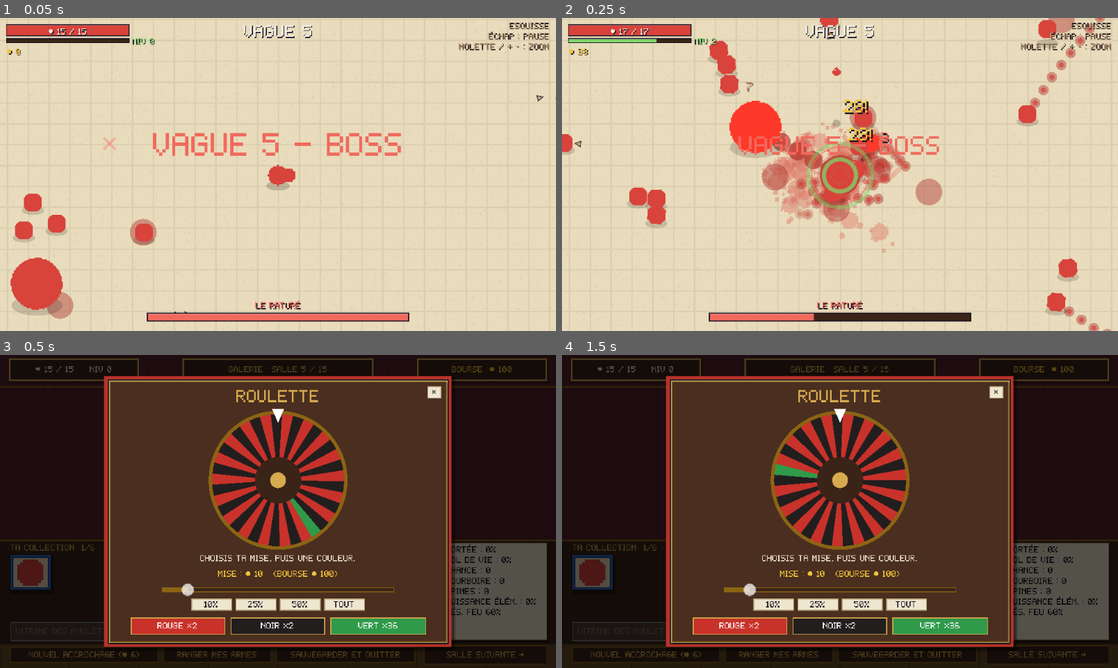
Above: before the commit, frames 1-4 (two rows, left to right).
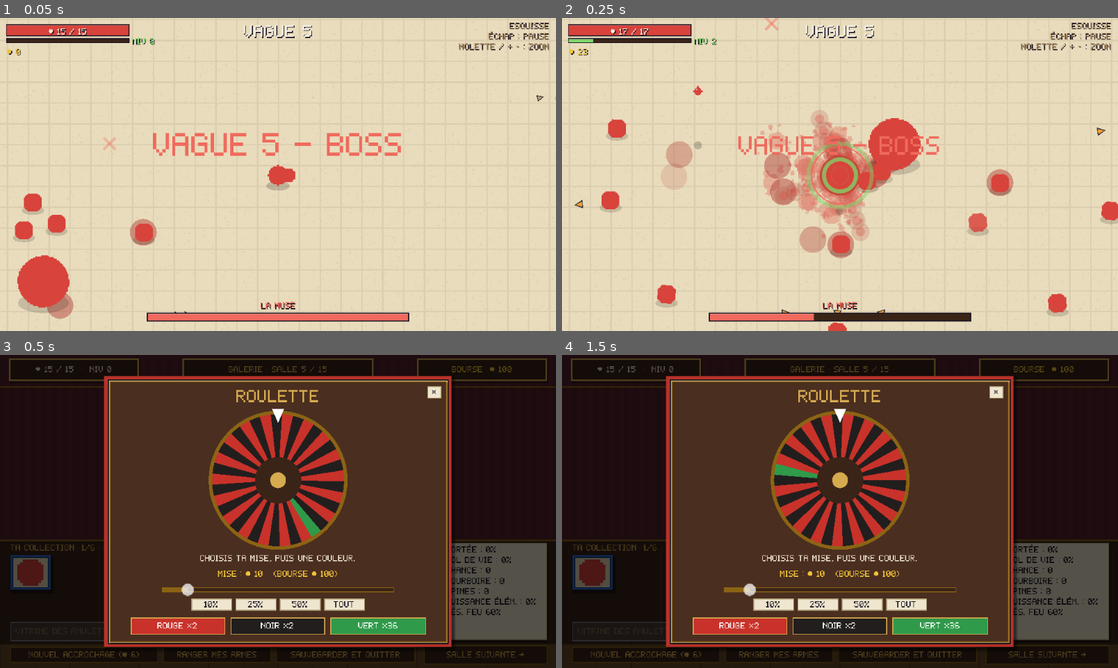
Above: after the commit, the same moments.

Repository: Vltbcq/VowelGame
Game: Godot game, scene res://tests/reworktest.tscn
Same seed, same stepped clock (60 frames per second), same inputs: the game is played once before the commit and once after it. This scene is started directly instead of the project's main scene.
Inputs (mouse positions are in pixels of both pictures, inside the frame that each line leads up to):
- Up to frame 1 (0.05 s): no input
- Up to frame 2 (0.25 s): no input
- Up to frame 3 (0.5 s): no input
- Up to frame 4 (1.5 s): tap Enter at 0.5 s; drag from (840, 511) to (895, 442) at 0.52 s; drag from (728, 527) to (812, 574) at 1.27 s

The runs differ from the first frame. In frame 1, 0.7% of the frame differs, in the area x 1-55%, y 75-95%; in frame 2, 13%, in the area x 0-100%, y 0-100%; in frame 3, nothing differs; in frame 4, nothing differs.

Commit message:
Boss : le Raturé (vague 5) prend les patterns simples de la Muse, la Muse (vague 10) prend les hachures
- Comportements renommés b_orbit / b_hatch ; descriptions du Bestiaire et README à jour

Co-Authored-By: Claude Opus 5.5 <noreply@anthropic.com>

Diff:
--- a/scripts/data/enemy_db.gd
+++ b/scripts/data/enemy_db.gd
@@ -38,12 +38,12 @@
 	"equation": {"name": "Équation", "beh": "equation", "map": 2, "heavy": true, "hp": 110.0, "dmg": 8.0, "spd": 24.0, "wave": 11, "weight": 1, "canvas": 40, "ink": 340, "loot": 5,
 		"desc": "TANK. Avance lentement et « calcule » : chaque résultat est une nouvelle punaise."},
 	# Boss
-	"rature": {"name": "Le Raturé", "beh": "b_rature", "boss": 2, "hp": 2400.0, "dmg": 10.4, "spd": 55.0, "wave": 5, "canvas": 64, "ink": 300, "loot": 30, "shoots": true,
-		"desc": "Boss (vague 5). Rature la page : charges en zigzag, hachures (passe entre les lignes), croix sur ta position, gribouillage furieux."},
+	"rature": {"name": "Le Raturé", "beh": "b_orbit", "boss": 2, "hp": 2400.0, "dmg": 10.4, "spd": 55.0, "wave": 5, "canvas": 64, "ink": 300, "loot": 30, "shoots": true,
+		"desc": "Boss (vague 5). Tourne autour de toi en tirant en éventail, disparaît et réapparaît près de toi dans un anneau de projectiles."},
 	"critique": {"name": "Le Critique", "beh": "b_critique", "boss": 2, "hp": 7000.0, "dmg": 13.0, "spd": 42.0, "wave": 10, "canvas": 80, "ink": 420, "loot": 60, "shoots": true,
 		"desc": "Boss (vague 10). Spirales de projectiles et appelle des renforts."},
-	"muse": {"name": "La Muse", "beh": "b_muse", "boss": 2, "hp": 5000.0, "dmg": 15.6, "spd": 60.0, "wave": 10, "canvas": 64, "ink": 340, "loot": 60, "shoots": true,
-		"desc": "Boss (vague 10, parfois à la place du Critique). Se téléporte et t'encercle de projectiles."},
+	"muse": {"name": "La Muse", "beh": "b_hatch", "boss": 2, "hp": 5000.0, "dmg": 15.6, "spd": 60.0, "wave": 10, "canvas": 64, "ink": 340, "loot": 60, "shoots": true,
+		"desc": "Boss (vague 10, parfois à la place du Critique). Rature la page : charges en zigzag, hachures (passe entre les lignes), croix sur ta position, gribouillage furieux."},
 	"toile": {"name": "La Toile Blanche", "beh": "b_toile", "boss": 2, "hp": 26000.0, "dmg": 19.5, "spd": 50.0, "wave": 15, "canvas": 88, "ink": 560, "loot": 0, "shoots": true,
 		"desc": "Boss final (vague 15). Elle veut tout effacer."},
 	"professeur": {"name": "Le Professeur", "beh": "b_prof", "map": 2, "boss": 2, "hp": 3000.0, "dmg": 11.0, "spd": 48.0, "wave": 5, "canvas": 64, "ink": 300, "loot": 30, "shoots": true,
--- a/scripts/game/enemy.gd
+++ b/scripts/game/enemy.gd
@@ -273,12 +273,12 @@
 			v = _mine(delta, dirp, dist)
 			if dead:
 				return
-		"b_rature":
-			v = _boss_rature(bd, dirp, dist)
+		"b_hatch":
+			v = _boss_hatch(bd, dirp, dist)
 		"b_critique":
 			v = _boss_critique(bd, dirp)
-		"b_muse":
-			v = _boss_muse(bd, dirp, dist)
+		"b_orbit":
+			v = _boss_orbit(bd, dirp, dist)
 		"b_toile":
 			v = _boss_toile(bd, dirp, dist)
 		"pin":
@@ -984,12 +984,12 @@
 	return hp < max_hp * 0.5
 
 
-## Le Raturé : il RATURE la page. Enchaîne ses 4 attaques dans un ordre mélangé (toutes avant de recommencer) :
+## Hachures (La Muse, vague 10) : elle RATURE la page. Enchaîne ses 4 attaques dans un ordre mélangé (toutes avant de recommencer) :
 ## - Zigzag : 3 petites charges (5 enragé), chacune annoncée à la règle, qui laissent un trait d'encre.
 ## - Hachures : des lignes parallèles barrent la page (on se glisse ENTRE elles) ; enragé : en croisillon.
 ## - Croix : il barre ta position d'un X (3 de suite), le centre explose.
 ## - Gribouillage : il griffonne sur place, crachant de l'encre au hasard, et libère des Gribouillis.
-func _boss_rature(delta: float, dirp: Vector2, dist: float) -> Vector2:
+func _boss_hatch(delta: float, dirp: Vector2, dist: float) -> Vector2:
 	var rage := _enraged()
 	st_t -= delta
 	match state:
@@ -1142,7 +1142,7 @@
 	return dirp * speed * (0.4 if state == "spiral" else 1.0)
 
 
-func _boss_muse(delta: float, dirp: Vector2, dist: float) -> Vector2:
+func _boss_orbit(delta: float, dirp: Vector2, dist: float) -> Vector2:
 	if state == "fade":
 		st_t -= delta
 		mat.set_shader_parameter("alpha", clampf(st_t / 0.5, 0.15, 1.0))
--- a/tests/reworktest.gd
+++ b/tests/reworktest.gd
@@ -28,9 +28,9 @@
 	shots = args[0] if args.size() > 0 else ""
 	await get_tree().process_frame
 
-	# --- Raturé : les 4 attaques tournent, jamais deux fois de suite
+	# --- Muse (hachures) : les 4 attaques tournent, jamais deux fois de suite
 	_setup(5)
-	Run.boss_plan = {5: "rature", 10: "critique", 15: "toile"}
+	Run.boss_plan = {5: "muse", 10: "critique", 15: "toile"}   # (les hachures sont à la Muse)
 	var arena := Arena.new()
 	add_child(arena)
 	var seen := {}
@@ -55,9 +55,9 @@
 			await _shot("rature_hachures")
 		if f % 120 == 0:
 			await get_tree().process_frame
-	_check(seen.size() == 4, "Raturé : les 4 attaques utilisées %s" % [seen.keys()])
-	_check(repeats == 0, "Raturé : jamais deux fois la même attaque de suite")
-	_check(strokes_max >= 8, "Raturé : hachures tracées (%d traits en même temps)" % strokes_max)
+	_check(seen.size() == 4, "Muse (hachures) : les 4 attaques utilisées %s" % [seen.keys()])
+	_check(repeats == 0, "Muse (hachures) : jamais deux fois la même attaque de suite")
+	_check(strokes_max >= 8, "Muse (hachures) : hachures tracées (%d traits en même temps)" % strokes_max)
 	arena.queue_free()
 	await get_tree().process_frame
 
Not shown, changed: README.md
